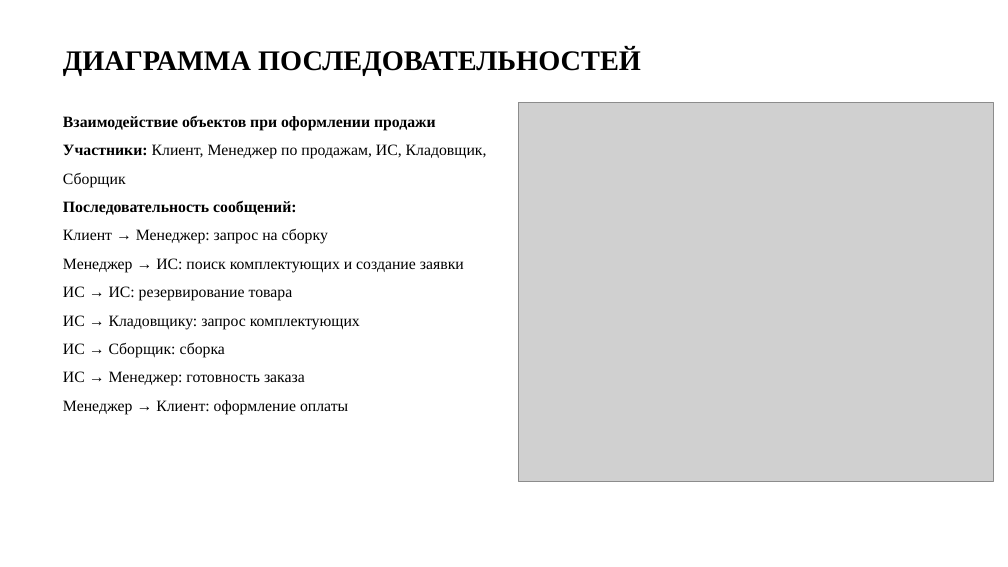
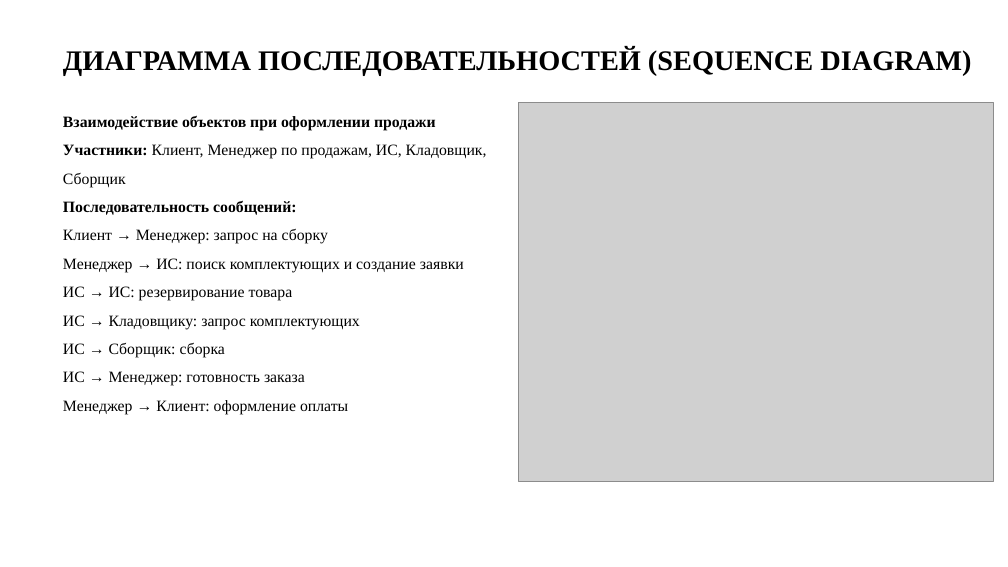
Before and after one commit to IgangdI/diplom, a slide deck: slide 11 of диплом.pptx. Drawn at 1008x567 pixels with LibreOffice and Linux fonts; fonts in the diff are those of the drawing; grey boxes stand for pictures. Boxes give left, top, right and bottom in pixels: in the first picture for what was removed or moved away, otherwise in the second. Text is boxed around its words. In the diff, an @@ line names an element or a change of style, - is before the commit and + after.

```diff
--- a/диплом.pptx
+++ b/диплом.pptx
@@ text at [63,48,971,75]: text changed @@
-ДИАГРАММА ПОСЛЕДОВАТЕЛЬНОСТЕЙ
+ДИАГРАММА ПОСЛЕДОВАТЕЛЬНОСТЕЙ (SEQUENCE DIAGRAM)
```
Also in this commit, not shown: 4 other slides changed, 1 other file.
